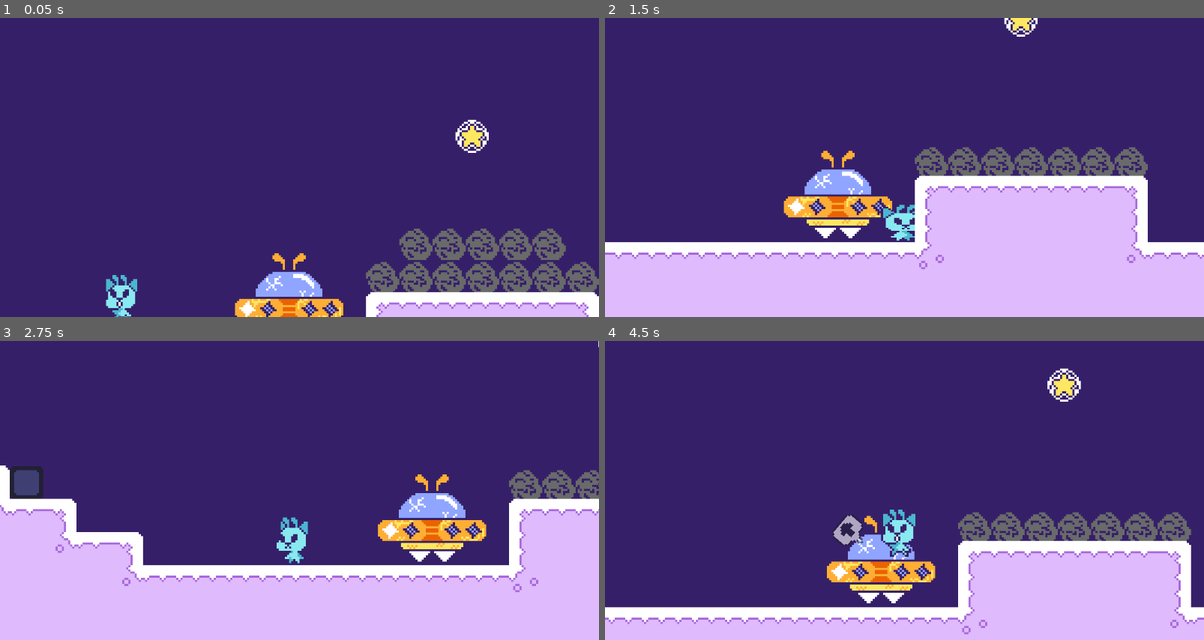
Above: before the commit, frames 1-4 (two rows, left to right).
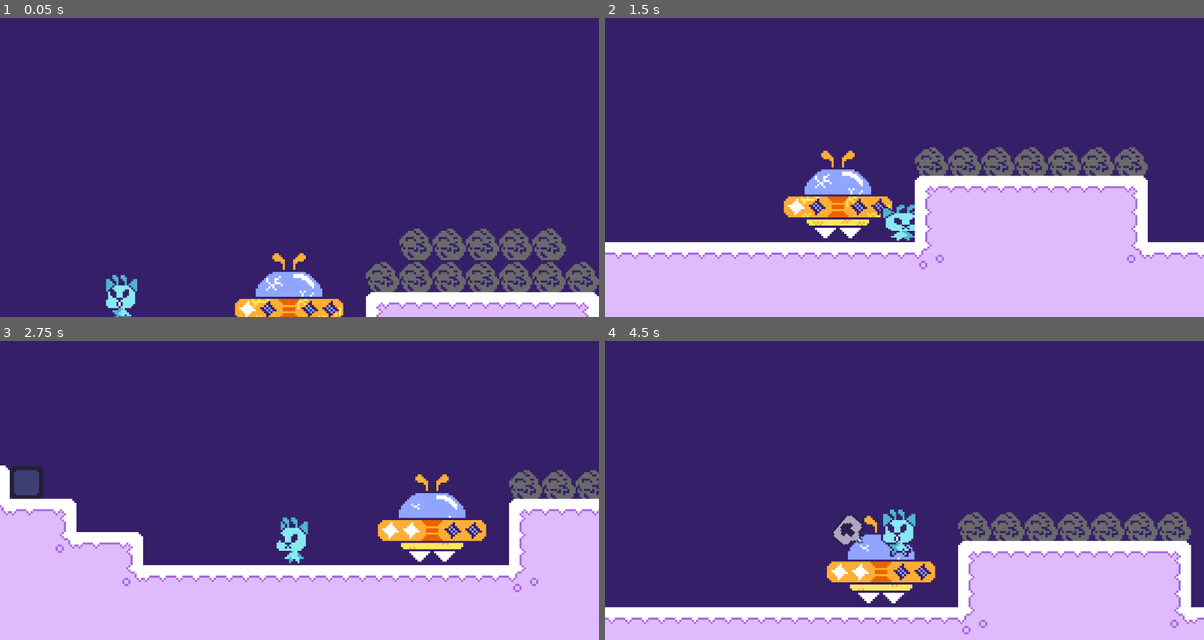
Above: after the commit, the same moments.

Repository: Zazorah/secret-santa-2025
Game: Godot game, scene res://World/Placeholder/TestRoom.tscn
Two runs of this game, one before a commit and one after it. Both use one fixed random seed, a clock stepped at 60 frames per second and the inputs below.
Inputs (mouse positions are in pixels of both pictures, inside the frame that each line leads up to):
- Up to frame 1 (0.05 s): no input
- Up to frame 2 (1.5 s): move the mouse to (1036, 152) at 0.52 s; hold Space (advance_text) 0.53-1.28 s; hold D (move_right) from 0.53 s (still down); move the mouse to (784, 182) at 1.27 s; tap Shift (beam) at 1.35 s
- Up to frame 3 (2.75 s): tap Enter at 2 s; move the mouse to (359, 424) at 2.02 s; release D (move_right) at 2.03 s; hold A (move_left) from 2.03 s (still down); hold W (interact) from 2.03 s (still down)
- Up to frame 4 (4.5 s): move the mouse to (874, 550) at 2.77 s; release A (move_left) at 2.78 s; release W (interact) at 2.78 s; hold D (move_right) 2.78-4.28 s; tap Mouse wheel up (zoom_in) at 2.85 s; move the mouse to (1084, 535) at 3.52 s; hold Mouse wheel down (zoom_out) 3.53-4.28 s; move the mouse to (724, 445) at 4.27 s; hold A (move_left) from 4.28 s (still down); tap Space (advance_text) at 4.35 s

The runs differ from the first frame. In frame 1, 0.4% of the frame differs, in the area x 75-82%, y 34-46%; in frame 2, 0.2%; in frame 3, 0.3%; in frame 4, 0.6%, in the area x 39-80%, y 9-84%.

Commit message:
Ship Sprite Update Changes on Rank Up

Diff:
--- a/Props/Ship/ShipController.gd
+++ b/Props/Ship/ShipController.gd
@@ -29,6 +29,13 @@
 
 	# Connect collision signal
 	body_entered.connect(_on_body_entered)
+
+	# GameManager connect rank up instruction
+	GameManager.star_data.rank_increased.connect(func (_new_rank):
+		print("Ship health is now: ", _new_rank)
+		health = _new_rank
+		visualizer.update()
+	)
 
 	visualizer.update.call_deferred()
 
--- a/Utility/StarData.gd
+++ b/Utility/StarData.gd
@@ -3,7 +3,7 @@
 
 ## Data object for tracking star count and rank.
 
-var star_rank = 3 # Ranges from 1 - 4
+var star_rank = 1 # Ranges from 1 - 4
 var star_count = 0
 var constellation_count = 0
 
@@ -12,13 +12,40 @@
 	"PrefillPointKey": "PrefillStarKey"
 }
 
+var _completed_groups: Array[bool]
+var _constellation_groups: Array[Array] = [
+	["TestPointA", "TestPointB", "TestPointC"]
+]
+
 const RANK_MAX = 4
 
 signal rank_increased(new_rank)
 
+func _init() -> void:
+	_completed_groups.resize(_constellation_groups.size())
+	print(_completed_groups)
+
+func _check_groups_completed() -> void:
+	for i in range(_completed_groups.size()):
+		var group_status = _completed_groups[i]
+		if not group_status:
+			var group_data = _constellation_groups[i]
+			var set_all = true
+
+			for key in group_data:
+				if not constellation_point_is_set(key):
+					set_all = false
+					break
+
+			if set_all:
+				_completed_groups[i] = true
+				increase_rank()
+
 func set_constellation_point(constellation_key: StringName, star_key: StringName) -> void:
 	_constellation_points.set(constellation_key, star_key)
 	_collected_stars.push_back(star_key)
+
+	_check_groups_completed()
 
 func star_is_collected(star_key: StringName) -> bool:
 	return _collected_stars.has(star_key)
@@ -31,6 +58,8 @@
 	return constellation_point_filled != ""
 
 func increase_rank() -> void:
+	print("We're Heroes..")
+
 	star_rank = min(RANK_MAX, star_rank + 1)
 	rank_increased.emit(star_rank)
 
--- a/World/Placeholder/TestRoom.tscn
+++ b/World/Placeholder/TestRoom.tscn
@@ -23,20 +23,28 @@
 tile_set = ExtResource("3_8h5r4")
 
 [node name="PropStar" parent="." instance=ExtResource("8_xfvp6")]
-position = Vector2(558, 68)
+position = Vector2(558, -138)
 star_key = &"TestStarA"
+
+[node name="PropStar2" parent="." instance=ExtResource("8_xfvp6")]
+position = Vector2(632, -221)
+star_key = &"TestStarB"
+
+[node name="PropStar3" parent="." instance=ExtResource("8_xfvp6")]
+position = Vector2(714, -301)
+star_key = &"TestStarC"
 
 [node name="ConstellationPoint" parent="." instance=ExtResource("9_mdmyp")]
 position = Vector2(558, -36)
 constellation_key = &"TestPointA"
 
 [node name="ConstellationPoint2" parent="." instance=ExtResource("9_mdmyp")]
-position = Vector2(715, -134)
+position = Vector2(635, -38)
 constellation_key = &"TestPointB"
 
 [node name="ConstellationPoint3" parent="." instance=ExtResource("9_mdmyp")]
-position = Vector2(227, 21)
-constellation_key = &"PrefillPointKey"
+position = Vector2(714, -37)
+constellation_key = &"TestPointC"
 
 [node name="Ship" parent="." instance=ExtResource("7_xfvp6")]
 position = Vector2(139, 98)
